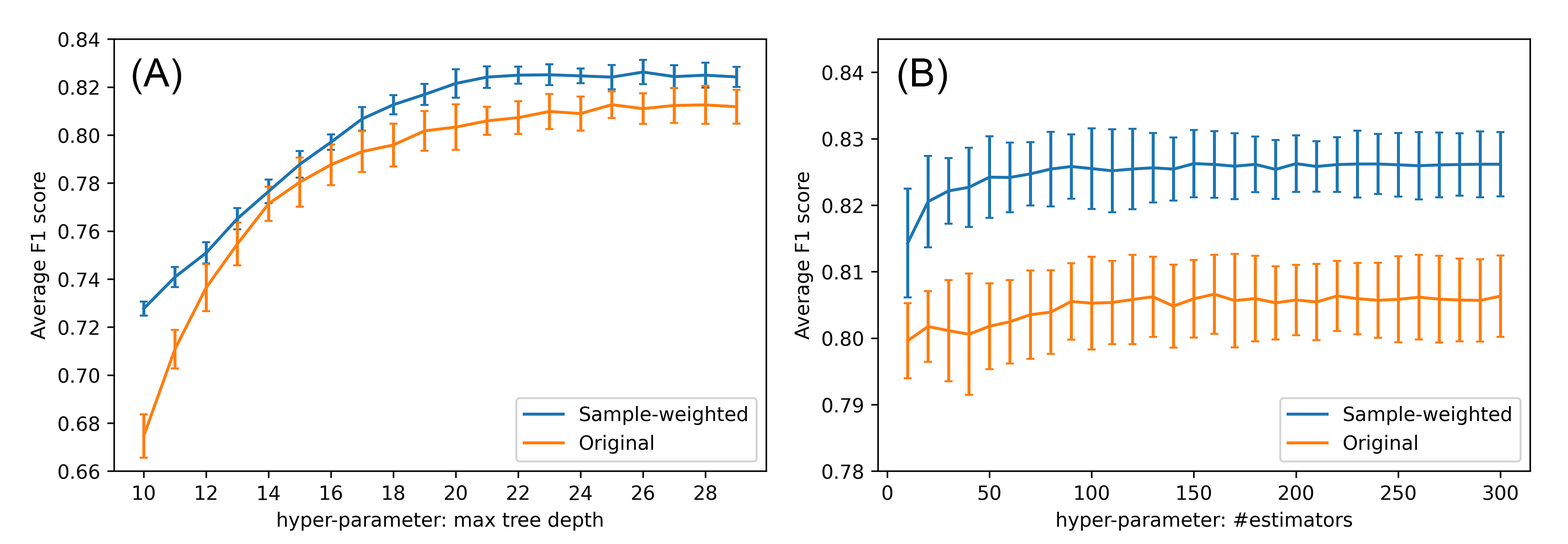
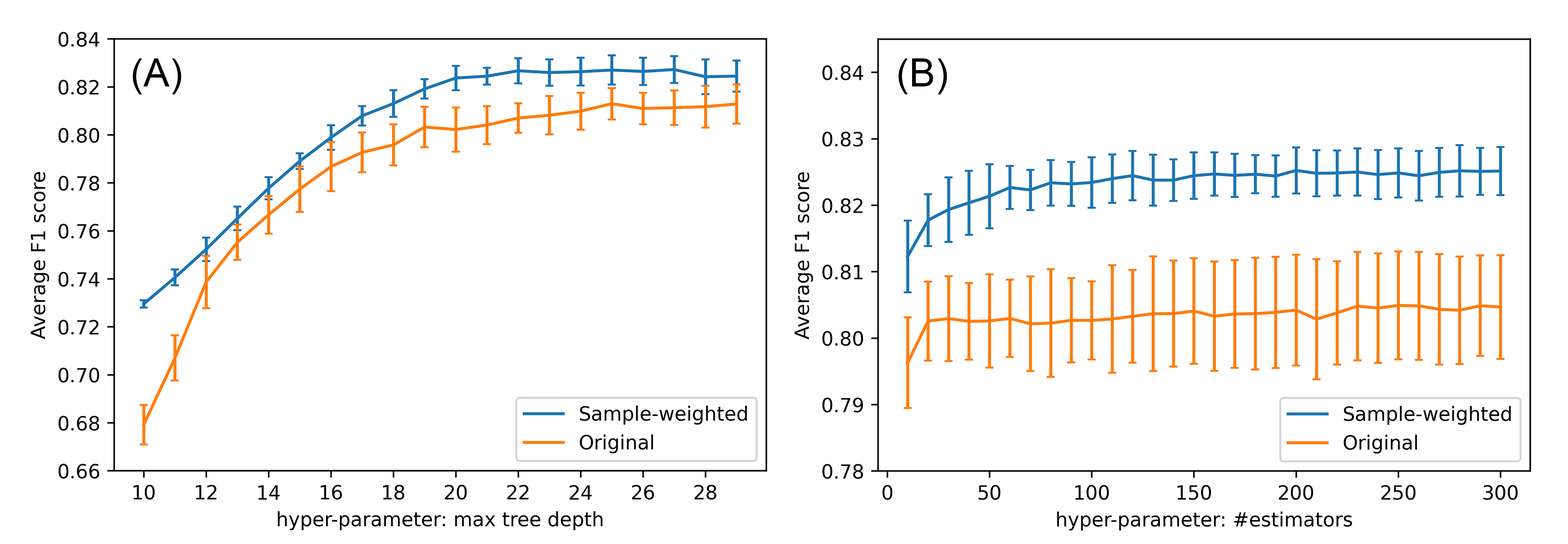
Two versions of the same layered image (w=1568, h=544). Layer-by-layer changes:
painted on "hyper_num" over [794, 38, 1532, 532]
painted on "hyper_tree" over [30, 31, 768, 532]
